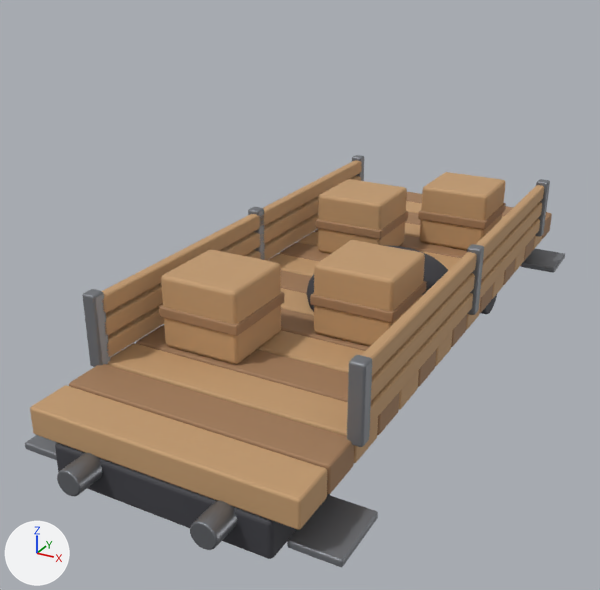
What one commit did to the glTF model assets/models/train/cargo_wagon.glb.
Camera for both pictures: a 50 mm camera at (3.88, -8.49, 5.29) aimed at (-0.47, -0.59, 1.34). The axes (+X, +Y, +Z) are drawn at lower left. The lights are the same throughout. The older version comes first. Vertices at exactly the same position are counted once.

The scene before the commit, as lines of its bpy script (objects in view):
```python
me_cube = bpy.data.meshes.new('Cube')
me_cube.from_pydata(...)  # 5442 vertices, 10700 faces; spans x -1.7..1.7, y -4.3..4.3, z 0.65..2.15
# faces by material slot: [188, 2032, 3384, 2256, 1880, 960]
me_cube.materials.append(mat_black)  # dark grey #3f3f45
me_cube.materials.append(mat_iron)  # grey #818489
me_cube.materials.append(mat_wood)  # brown #c49b6f
me_cube.materials.append(mat_wood_dark)  # brown #a27c59
me_cube.materials.append(mat_iron_001)  # grey #818489
me_cube.materials.append(mat_black_001)  # dark grey #3f3f45
ob_cargo = bpy.data.objects.new('Cargo', me_cube)
ob_cargo.location = (0.0, 0.0, 0.0)
```
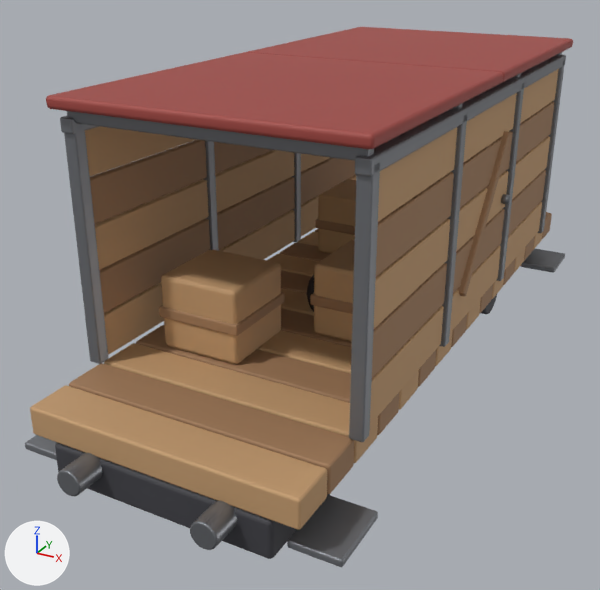
Where the change shows, as pixel boxes (x1, y1, x2, y2) in the pictures (600 x 590 px; the box of a moved part takes in the faces that stretch with it):
'Cargo', reshaped (25% taller): before (25, 155, 565, 567); after (25, 52, 566, 567)
'Panel_metal_4', added (red): after (46, 52, 503, 149)
'Panel_wood_0', added (brown): after (85, 126, 210, 355)
'Panel_wood_2', added (brown): after (370, 127, 457, 425)
'Panel_metal_5', added (red): after (247, 27, 573, 83)
'Door_wood_1', added: after (450, 93, 517, 333)
'Door_wood_0', added: after (214, 142, 295, 260)
'Panel_wood_3', added (brown): after (505, 69, 559, 269)
'Panel_wood_1', added (brown): after (301, 154, 356, 236)
part 1 of me_cube, moved or reshaped: before (102, 160, 362, 313); after (60, 116, 100, 134)
part 2 of me_cube, moved or reshaped: before (362, 185, 544, 376); after (355, 55, 566, 177)
part 3 of me_cube, rebuilt (59% wider, 205% taller): before (82, 289, 110, 367); after (64, 124, 109, 364)
part 4 of me_cube, rebuilt (not visible afterwards): before (352, 155, 364, 181)
part 5 of me_cube, rebuilt (23% wider, 202% taller): before (347, 355, 372, 447); after (349, 162, 380, 442)
part 6 of me_cube, rebuilt (75% wider, 195% taller): before (535, 179, 550, 237); after (538, 60, 565, 233)
part 7 of me_cube, added: after (203, 141, 219, 251)
part 8 of me_cube, added: after (292, 153, 301, 242)
part 9 of me_cube, added: after (439, 115, 467, 347)
part 10 of me_cube, added: after (496, 82, 525, 281)
part 11 of me_cube, added: after (67, 111, 374, 161)
part 12 of me_cube, deleted: before (248, 207, 265, 260)
part 13 of me_cube, deleted: before (467, 244, 484, 315)
part 14 of me_cube, deleted: before (104, 176, 361, 357)
part 15 of me_cube, deleted (brown): before (370, 202, 542, 425)

Edits to the bpy script that builds the scene:
```text
Change me_cube:
    remove me_cube.from_pydata(...)  # 5442 vertices, 10700 faces; spans x -1.7..1.7, y -4.3..4.3, z 0.65..2.15
    add me_cube.from_pydata(...)  # 5634 vertices, 11076 faces; spans x -1.7..1.7, y -4.3..4.3, z 0.65..3.86
    me_cube part 1: the loose piece of 96 vertices spanning x -1.46..-1.34, y -3.0..3.0, z 1.85..2.05 is multiplied about its middle by the matrix ((1.316, 0.0, 0.0), (0.0, 1.035, 0.0), (0.0, 0.0, 0.706)), then moved by (-0.03, 0.0, 1.77), in mat_iron_001 (grey #818489)
    me_cube part 2: the loose piece of 96 vertices spanning x 1.34..1.46, y -3.0..3.0, z 1.85..2.05 is multiplied about its middle by the matrix ((1.316, 0.0, 0.0), (0.0, 1.035, 0.0), (0.0, 0.0, 0.706)), then moved by (0.03, 0.0, 1.77), in mat_iron_001 (grey #818489)
    me_cube part 3: the loose piece of 96 vertices spanning x -1.5..-1.34, y -3.08..-2.92, z 1.3..2.1 is rebuilt with 96 vertices and now spans x -1.5..-1.36, y -3.07..-2.93, z 1.35..3.75
    me_cube part 4: the loose piece of 96 vertices spanning x -1.5..-1.34, y 2.92..3.08, z 1.3..2.1 is rebuilt with 96 vertices and now spans x -1.5..-1.36, y 2.93..3.07, z 1.35..3.75
    me_cube part 5: the loose piece of 96 vertices spanning x 1.34..1.5, y -3.08..-2.92, z 1.3..2.1 is rebuilt with 96 vertices and now spans x 1.36..1.5, y -3.07..-2.93, z 1.35..3.75
    me_cube part 6: the loose piece of 96 vertices spanning x 1.34..1.5, y 2.92..3.08, z 1.3..2.1 is rebuilt with 96 vertices and now spans x 1.36..1.5, y 2.93..3.07, z 1.35..3.75
    me_cube part 7: a new loose piece of 96 vertices spanning x -1.5..-1.36, y -1.07..-0.93, z 1.35..3.75, in mat_iron_001 (grey #818489)
    me_cube part 8: a new loose piece of 96 vertices spanning x -1.5..-1.36, y 0.93..1.07, z 1.35..3.75, in mat_iron_001 (grey #818489)
    me_cube part 9: a new loose piece of 96 vertices spanning x 1.36..1.5, y -1.07..-0.93, z 1.35..3.75, in mat_iron_001 (grey #818489)
    me_cube part 10: a new loose piece of 96 vertices spanning x 1.36..1.5, y 0.93..1.07, z 1.35..3.75, in mat_iron_001 (grey #818489)
    me_cube part 11: a new loose piece of 96 vertices spanning x -1.45..1.45, y -3.06..-2.94, z 3.74..3.86, in mat_iron_001 (grey #818489)
    me_cube part 12: the loose piece of 96 vertices spanning x -1.5..-1.34, y -0.08..0.08, z 1.3..2.1 is deleted
    me_cube part 13: the loose piece of 96 vertices spanning x 1.34..1.5, y -0.08..0.08, z 1.3..2.1 is deleted
    me_cube part 14: 192 vertices removed from x -1.46..-1.34, y -3.0..3.0, z 1.37..1.81
    me_cube part 15: 192 vertices removed from x 1.34..1.46, y -3.0..3.0, z 1.37..1.81
    other edits to the shape of me_cube do not show in these pictures
Add ob_panel_metal_5:
    ob_panel_metal_5 = bpy.data.objects.new('Panel_metal_5', me_cube_076)  # 96 vertices, 188 faces; spans x -1.55..1.55, y -1.6..1.6, z -0.06..0.06; in mat_dark_red (red #a0453f)
    ob_panel_metal_5.location = (0.0, 1.6, 3.93)
Add ob_panel_metal_4:
    ob_panel_metal_4 = bpy.data.objects.new('Panel_metal_4', me_cube_075)  # 96 vertices, 188 faces; spans x -1.55..1.55, y -1.6..1.6, z -0.06..0.06; in mat_dark_red (red #a0453f)
    ob_panel_metal_4.location = (0.0, -1.6, 3.93)
Add ob_door_wood_1:
    ob_door_wood_1 = bpy.data.objects.new('Door_wood_1', me_cube_069)  # 1058 vertices, 2088 faces; spans x -0.04..0.14, y 0.02..1.88, z -1.12..1.16; in mat_wood (brown #c49b6f), mat_wood_dark (brown #a27c59), mat_iron (grey #818489)
    ob_door_wood_1.location = (1.42, -0.95, 2.5)
Add ob_panel_wood_3:
    ob_panel_wood_3 = bpy.data.objects.new('Panel_wood_3', me_cube_064)  # 480 vertices, 940 faces; spans x -0.04..0.04, y -0.93..0.93, z -1.14..1.14; in mat_wood (brown #c49b6f), mat_wood_dark (brown #a27c59)
    ob_panel_wood_3.location = (1.42, 2.0, 2.52)
Add ob_panel_wood_2:
    ob_panel_wood_2 = bpy.data.objects.new('Panel_wood_2', me_cube_059)  # 480 vertices, 940 faces; spans x -0.04..0.04, y -0.93..0.93, z -1.14..1.14; in mat_wood (brown #c49b6f), mat_wood_dark (brown #a27c59)
    ob_panel_wood_2.location = (1.42, -2.0, 2.52)
Add ob_door_wood_0:
    ob_door_wood_0 = bpy.data.objects.new('Door_wood_0', me_cube_053)  # 1058 vertices, 2088 faces; spans x -0.14..0.04, y 0.02..1.88, z -1.12..1.16; in mat_wood (brown #c49b6f), mat_wood_dark (brown #a27c59), mat_iron (grey #818489)
    ob_door_wood_0.location = (-1.42, -0.95, 2.5)
Add ob_panel_wood_1:
    ob_panel_wood_1 = bpy.data.objects.new('Panel_wood_1', me_cube_048)  # 480 vertices, 940 faces; spans x -0.04..0.04, y -0.93..0.93, z -1.14..1.14; in mat_wood (brown #c49b6f), mat_wood_dark (brown #a27c59)
    ob_panel_wood_1.location = (-1.42, 2.0, 2.52)
Add ob_panel_wood_0:
    ob_panel_wood_0 = bpy.data.objects.new('Panel_wood_0', me_cube_043)  # 480 vertices, 940 faces; spans x -0.04..0.04, y -0.93..0.93, z -1.14..1.14; in mat_wood (brown #c49b6f), mat_wood_dark (brown #a27c59)
    ob_panel_wood_0.location = (-1.42, -2.0, 2.52)
```
